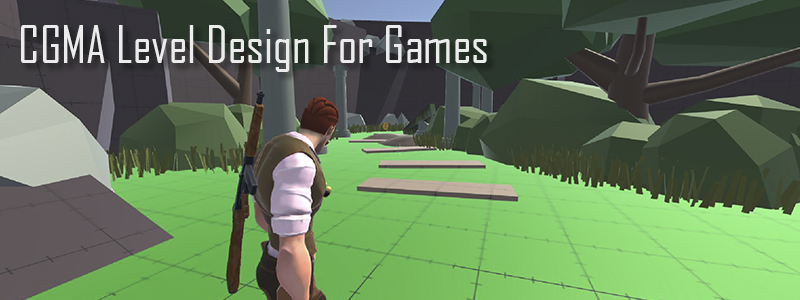
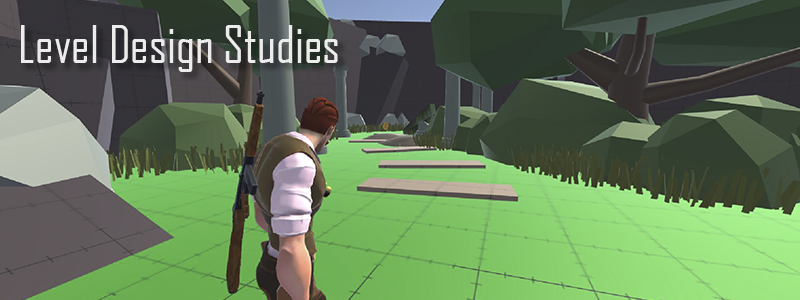
The second (800, 300) image is a revision of the first. Changes to its layers:
renamed "CGMA Level Design For Games" to "Level Design Studies", painted on it over (21, 25, 487, 72)
